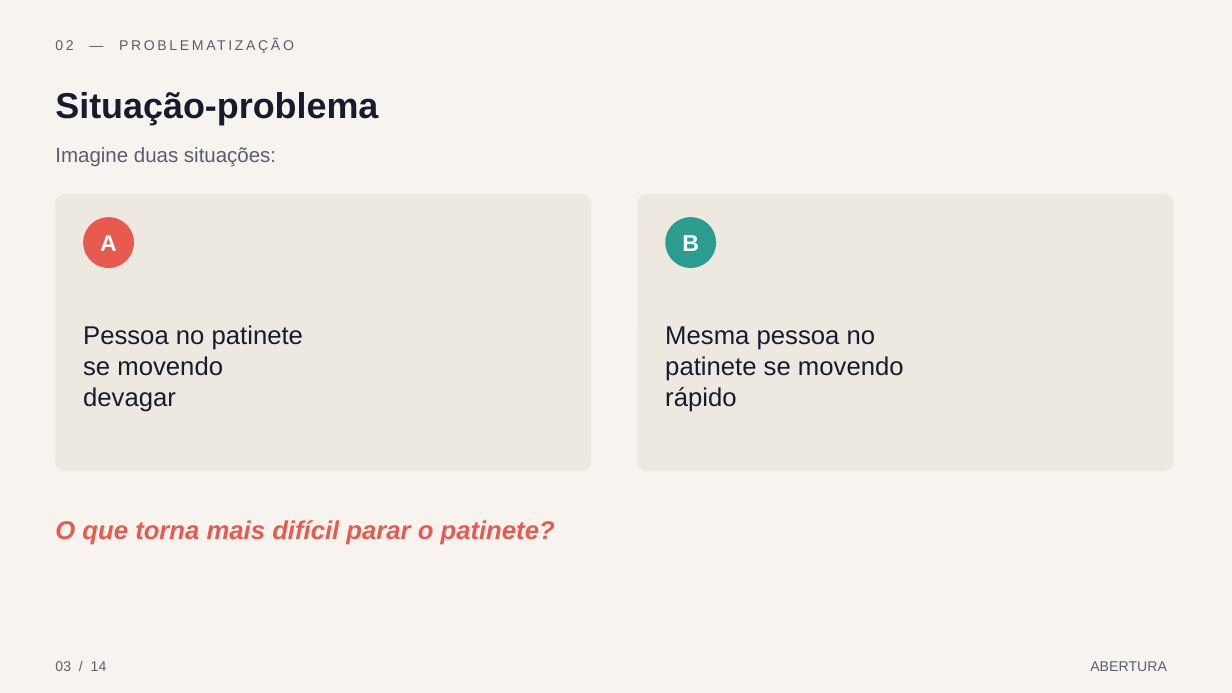
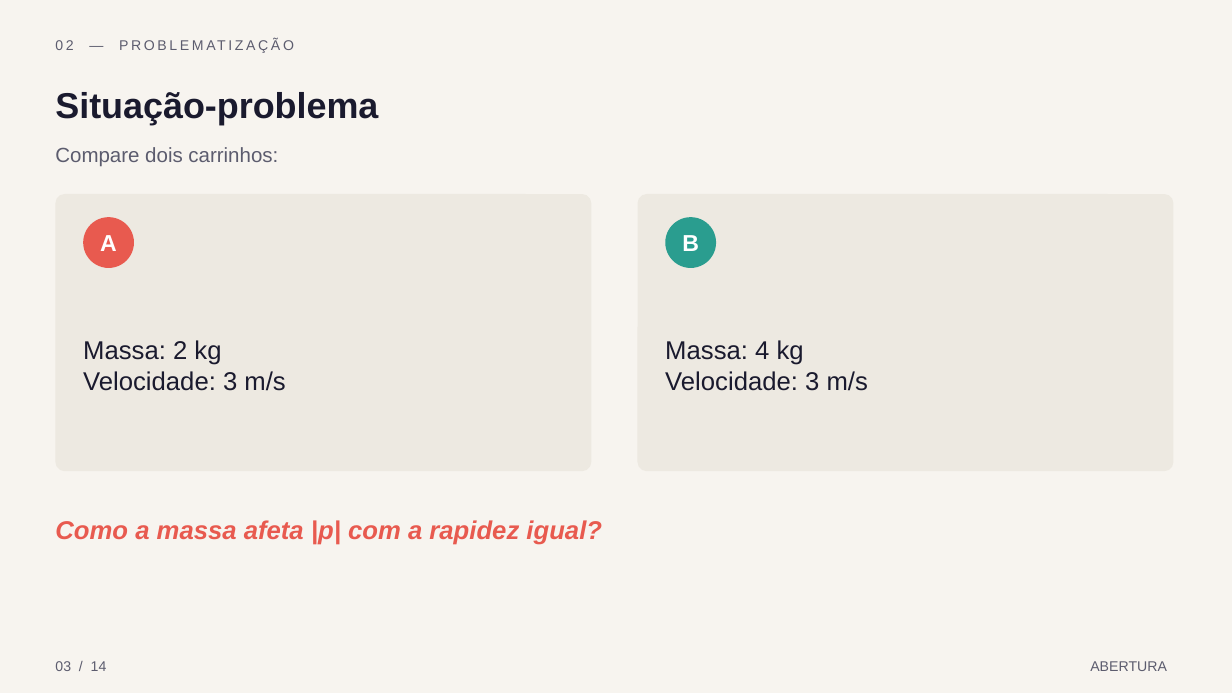
Before and after one commit to victordiaspalmeira/aula_ia_quantidade_movimento, a slide deck: slide 3 of 02_apresentacao/Apresentacao_Aula_IA.pptx. Drawn at 1232x693 pixels with LibreOffice and Linux fonts; fonts in the diff are those of the drawing. Boxes give left, top, right and bottom in pixels: in the first picture for what was removed or moved away, otherwise in the second. Text is boxed around its words. In the diff, an @@ line names an element or a change of style, - is before the commit and + after.

```diff
--- a/02_apresentacao/Apresentacao_Aula_IA.pptx
+++ b/02_apresentacao/Apresentacao_Aula_IA.pptx
@@ text at (55,147,278,167): text changed @@
-Imagine duas situações:
+Compare dois carrinhos:
@@ text at (83,340,285,391): text changed @@
-Pessoa no patinete
-se movendo
-devagar
+Massa: 2 kg
+Velocidade: 3 m/s
@@ text at (665,340,868,391): text changed @@
-Mesma pessoa no
-patinete se movendo
-rápido
+Massa: 4 kg
+Velocidade: 3 m/s
@@ text at (55,520,602,545): text changed @@
-O que torna mais difícil parar o patinete?
+Como a massa afeta |p| com a rapidez igual?
```
Also in this commit, not shown: 7 other slides changed, 15 other files.
